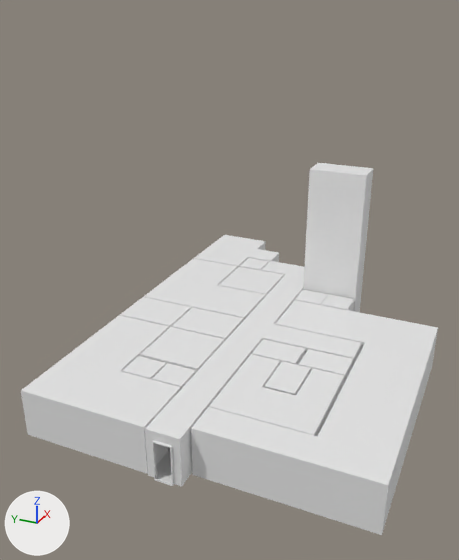
Two versions of the FBX model Huttune_Fan_Game/Assets/Graphics/Mesh/Basement.fbx, one commit apart.
Rendered twice from a camera (50 mm lens) standing at (-22.5, -14.1, 23.1) and looking at (10.2, 0.6, 6.8). The axes (+X, +Y, +Z) are drawn at lower left. The lights are the same throughout. Materials are left out; every surface is plain grey. Where no turn or scale is listed for an object, it has been applied to the vertices. Vertices at the same position are counted once.

Objects in the first picture: 'Basement', 'BasementRoof', 'Club', 'Stairs', 'Storage1'.
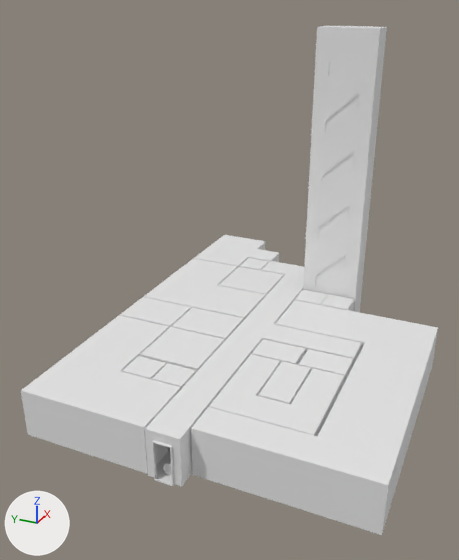
The change, as a list of edits to the scene's bpy script:
```text
Change me_cube_002:
    used by ob_stairs; location = (0.0, 0.0, 0.0)
    remove me_cube_002.from_pydata(...)  # 29 vertices, 26 faces; spans x 18.5..20.5, y -5.5..-1.5, z 0.0..12.0
    add me_cube_002.from_pydata(...)  # 272 vertices, 251 faces; spans x 18.38..20.5, y -5.5..-1.5, z 0.0..21.0
    me_cube_002 part 1: 6 vertices removed from x 18.5..20.5, y -5.5..-1.6, z 12.0; 249 vertices added at x 18.38..20.5, y -5.5..-1.5, z 0.0..21.0
Add me_cube_024:
    me_cube_024.from_pydata(...)  # 1595 vertices, 1345 faces; spans x 22.4..24.6, y -5.5..-1.5, z -0.2..19.1
Add me_torus_006:
    me_torus_006.from_pydata(...)  # 150 vertices, 141 faces; spans x -0.028..0.028, y -0.391..0.389, z -0.37..0.372
Add ob_cube_001:
    ob_cube_001 = bpy.data.objects.new('Cube.001', me_cube_024)
    ob_cube_001.location = (-4.0, 0.0, 0.0)
Add ob_bike_back_tire:
    ob_bike_back_tire = bpy.data.objects.new('Bike_Back_Tire', me_torus_006)
    ob_bike_back_tire.location = (0.0, -0.51, 0.37)
```

Location of each change, [x1, y1, x2, y2] in pixels of the pictures (459 x 560 px):
'Stairs', reshaped (20% wider, 92% taller)
    before: [303, 163, 373, 312]
    after: [303, 25, 387, 312]
'Cube.001', added
    after: [302, 65, 359, 286]
'Bike_Back_Tire', added
    after: [163, 463, 171, 475]
part 1 of me_cube_002, built on
    before: [310, 163, 373, 281]
    after: [310, 25, 387, 281]
